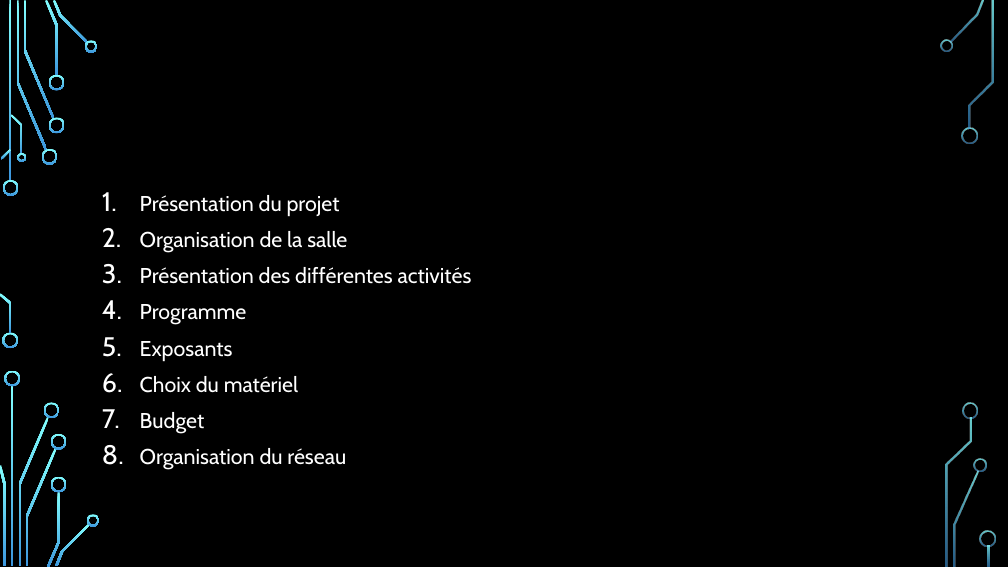
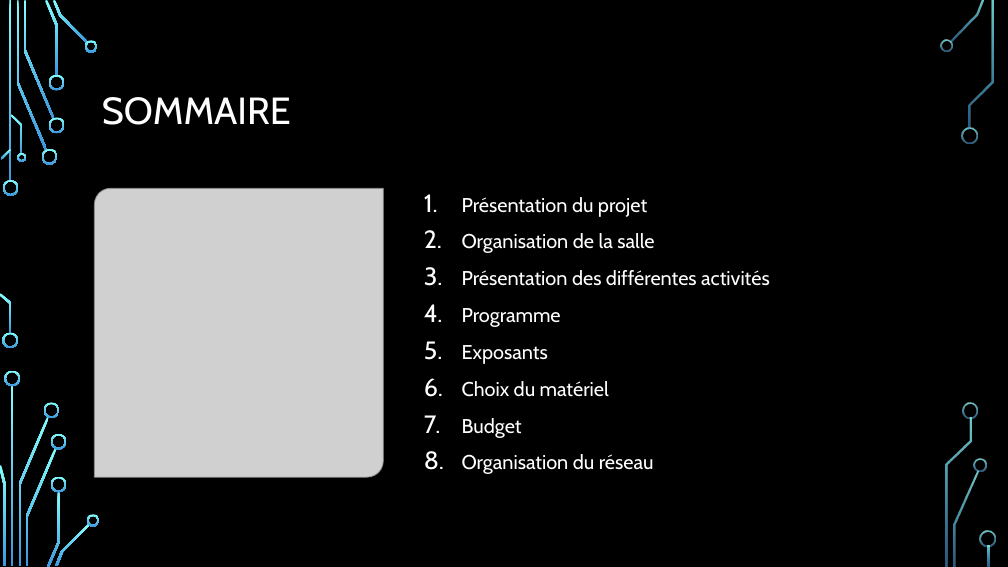
Before and after one commit to Euxiniar/Projet-Exia-Ces-Esport, a slide deck: slide 2 of Présentation projet.pptx. Drawn at 1008x567 pixels with LibreOffice and Linux fonts; fonts in the diff are those of the drawing; grey boxes stand for pictures; background and template pictures are left out. Boxes give left, top, right and bottom in pixels: in the first picture for what was removed or moved away, otherwise in the second. Text is boxed around its words. In the diff, an @@ line names an element or a change of style, - is before the commit and + after.

```diff
--- a/Présentation projet.pptx
+++ b/Présentation projet.pptx
@@ title "SOMMAIRE" at bbox=[102, 97, 291, 125]: text colour #000000 to #FFFFFF; alignment centre to left @@
@@ picture added at bbox=[95, 188, 383, 477] @@
@@ text "Présentation du projet": place and size @@
-text "Présentation du projet" at bbox=[140, 195, 472, 470]
+text "Présentation du projet" at bbox=[462, 197, 770, 474]
@@ text "Présentation du projet" at bbox=[462, 197, 770, 474]: size 20.4 to 19 pt; line spacing 1 to 1.1 @@
```
Also in this commit, not shown: 2 other slides changed, 1 slide added, 1 other file.
